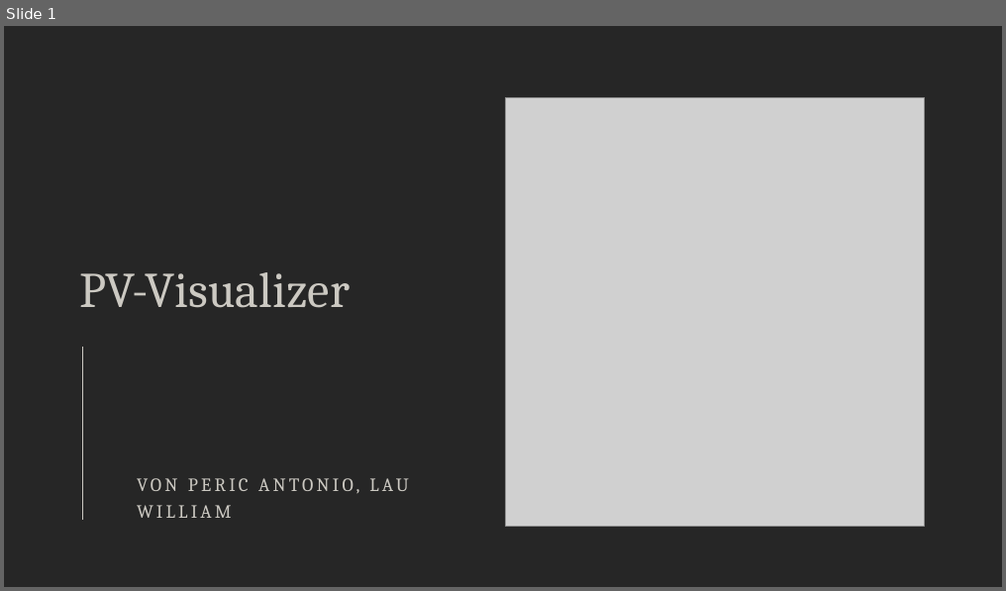
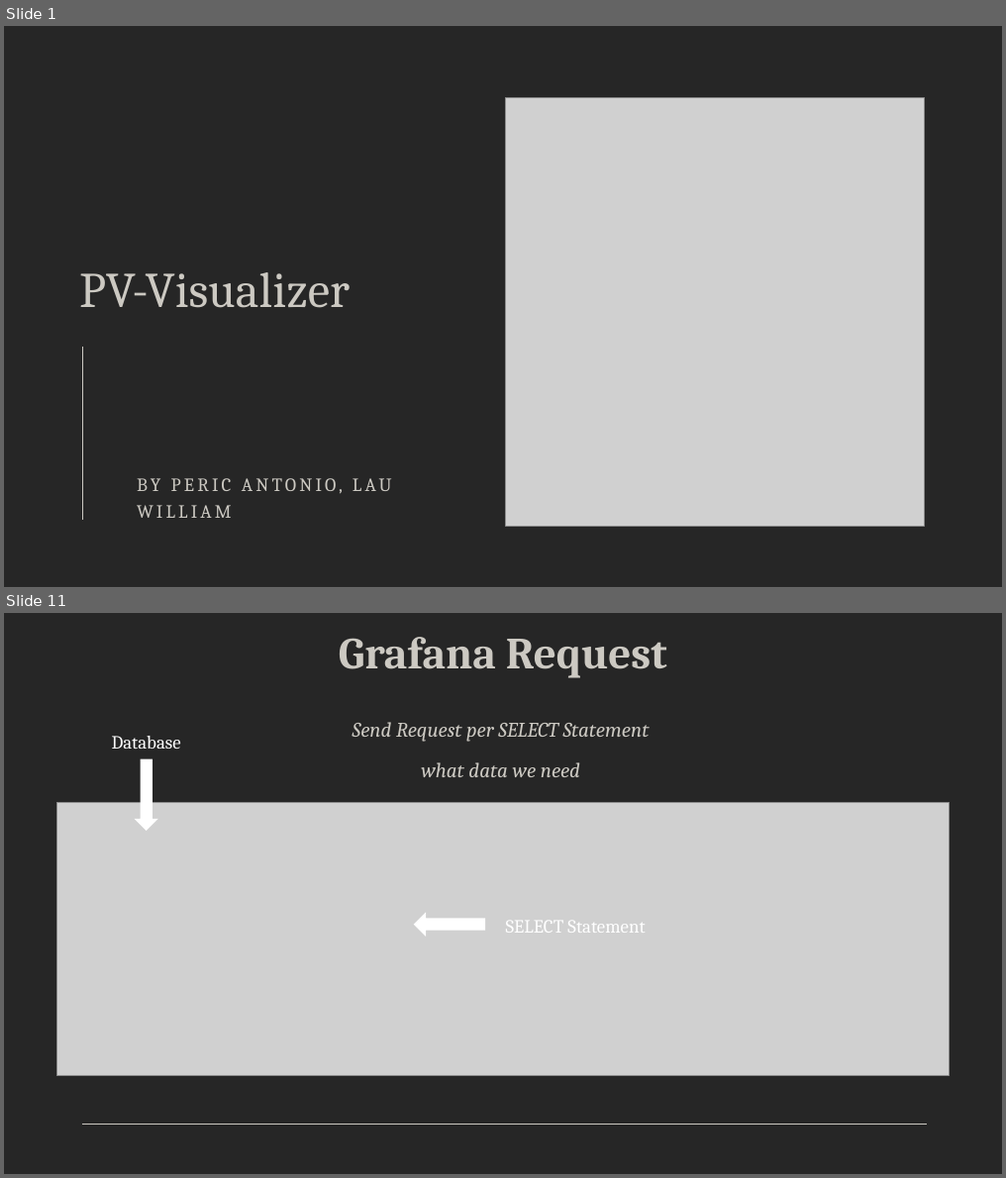
Before and after one commit to Team-Pv-Visualizer/PV-Visualizer, a slide deck: Documents/PVV-Visualizer.pptx. Shown one above the other, each under a label of ours: slide 1 before the commit, slides 1 and 11 after it; the slides between them are not shown. The pictures are 1006x591 and 1006x1178 pixels, drawn with LibreOffice and Linux fonts; fonts in the diff are those of the drawing; grey boxes stand for pictures. Boxes give left, top, right and bottom in pixels: in the first picture for what was removed or moved away, otherwise in the second. Text is boxed around its words. In the diff, an @@ line names an element or a change of style, - is before the commit and + after.

```diff
--- a/Documents/PVV-Visualizer.pptx
+++ b/Documents/PVV-Visualizer.pptx
@@ slide 11 added at (x1=4, y1=613, x2=1002, y2=1174), background #262626 @@
@@ text added at (x1=339, y1=637, x2=667, y2=678), 42.9 pt, text #CCC9C2, bold @@
+Grafana Request
@@ text added at (x1=352, y1=722, x2=649, y2=777), 20 pt, text #CCC9C2, italic @@
+Send Request per SELECT Statement
+what data we need
@@ text added at (x1=112, y1=736, x2=181, y2=749), 18 pt, text #FFFFFF @@
+Database
@@ left arrow added at (x1=135, y1=759, x2=158, y2=831), fill #FFFFFF @@
@@ picture added at (x1=57, y1=802, x2=949, y2=1075) @@
@@ left arrow added at (x1=414, y1=912, x2=485, y2=937), fill #FFFFFF @@
@@ text added at (x1=506, y1=921, x2=645, y2=933), 18 pt, text #FFFFFF @@
+SELECT Statement
@@ line added from (82, 1125) to (927, 1125), #CCC9C2 0.85 pt @@
@@ slide 1 changed as well @@
@@ subtitle at (x1=137, y1=478, x2=392, y2=518): text changed @@
-VON PERIC ANTONIO, LAU WILLIAM
+BY PERIC ANTONIO, LAU WILLIAM
```
Also in this commit, not shown: 2 other slides changed, 14 other slides added, 20 slides removed, 1 other file.
